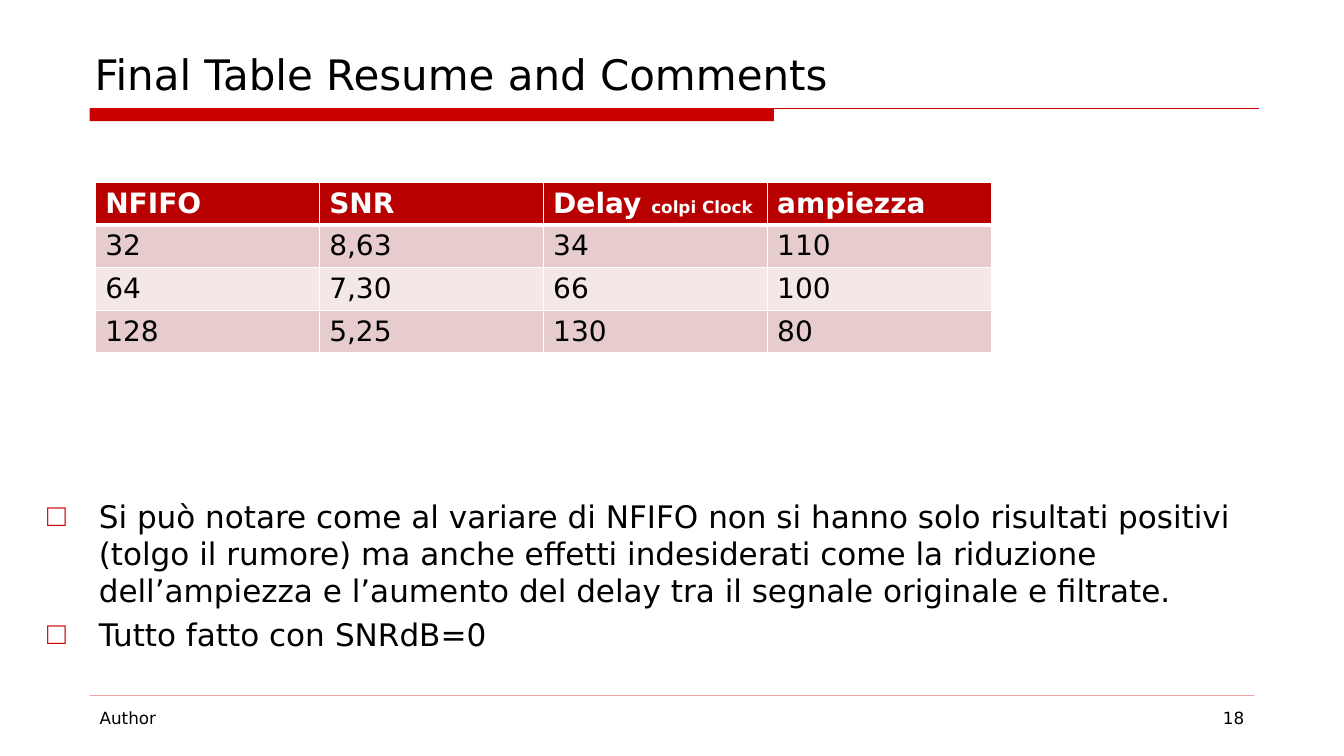
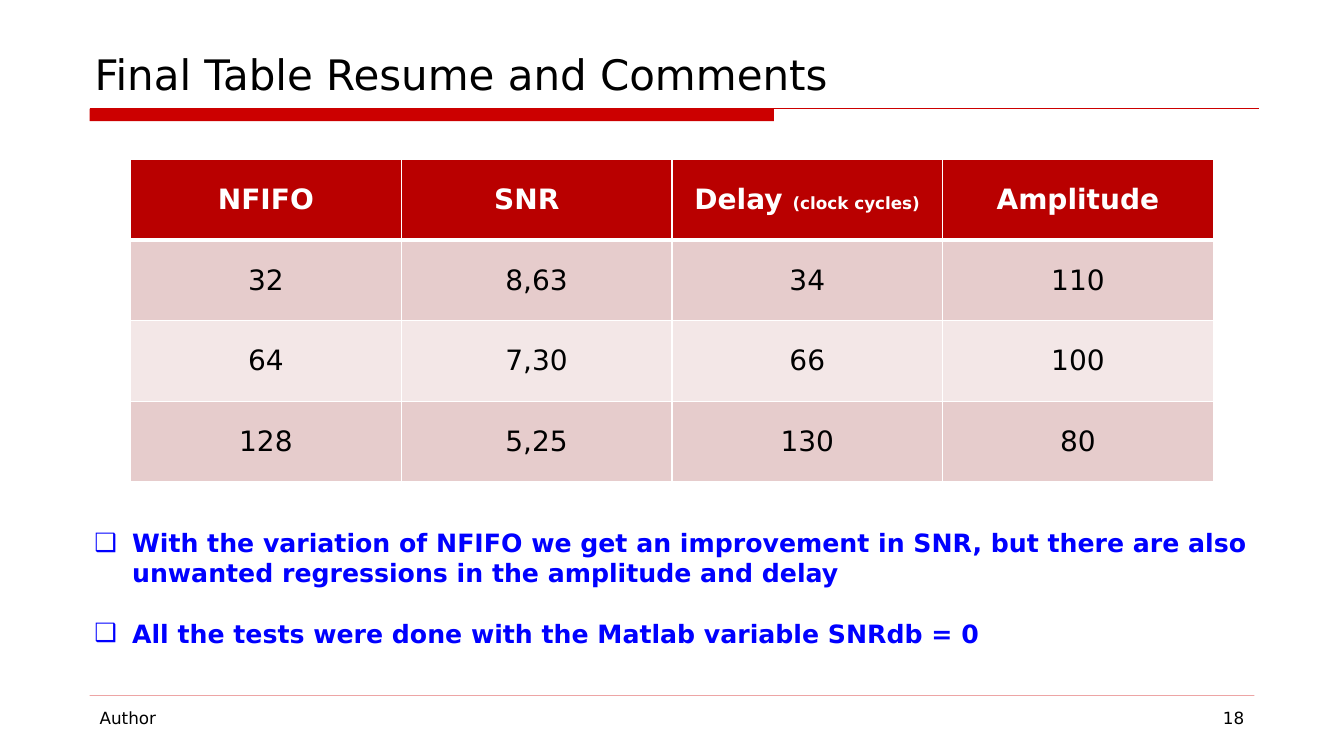
Before and after one commit to LorenzoPinaUnimib/InformaticaIndustriale, a slide deck: slide 18 of Documentazione.pptx. Drawn at 1344x756 pixels with LibreOffice and Linux fonts; fonts in the diff are those of the drawing. Boxes give left, top, right and bottom in pixels: in the first picture for what was removed or moved away, otherwise in the second. Text is boxed around its words. In the diff, an @@ line names an element or a change of style, - is before the commit and + after.

Commit message:
Presentazione

```diff
--- a/Documentazione.pptx
+++ b/Documentazione.pptx
@@ table at box(131, 159, 1216, 482) @@
-row 1, column 3: Delay colpi Clock
+row 1, column 3: Delay (clock cycles)
-row 1, column 4: ampiezza
+row 1, column 4: Amplitude
@@ alignment left to centre @@
@@ table: place and size @@
-table at box(95, 182, 990, 349)
+table at box(131, 159, 1216, 482)
@@ text at box(132, 533, 1246, 644): text changed; size 22.2 to 18 pt; text colour #000000 to #0000FF; bold on @@
-□ Si può notare come al variare di NFIFO non si hanno solo risultati positivi (tolgo il rumore) ma anche effetti indesiderati come la riduzione dell’ampiezza e l’aumento del delay tra il segnale originale e filtrate.
-□ Tutto fatto con SNRdB=0
+❑ With the variation of NFIFO we get an improvement in SNR, but there are also unwanted regressions in the amplitude and delay
+❑ All the tests were done with the Matlab variable SNRdb = 0
```
Also in this commit, not shown: 11 other slides changed, 2 slides added, 2 slides removed, 1 other file.
